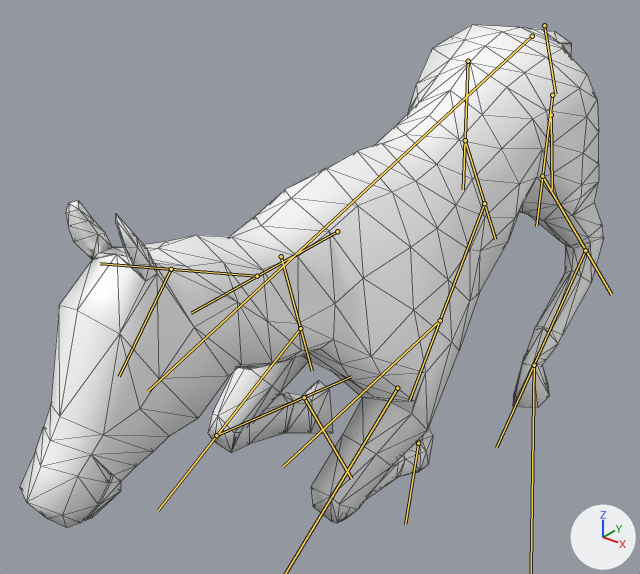
Before and after pictures for a commit that changed the glTF model Contents/mods/HorseMod/common/media/anims_X/Horse/Horse_Idle_StandingToLying.glb.
The view is the same before and after, from a camera (50 mm lens) standing at (0.826, -1.5, 1.024) and looking at (-0.049, -0.407, 0.346). The axes (+X, +Y, +Z) are drawn at lower right. The lights are the same throughout. Both versions are drawn at frame 33 of the action 'Horse_Idle_StandingToLying'; the numbers are the values there. The bones that change are drawn over the model as lines. Mesh edges are drawn as thin lines.

Objects in the first picture: 'GEO-Horse'.
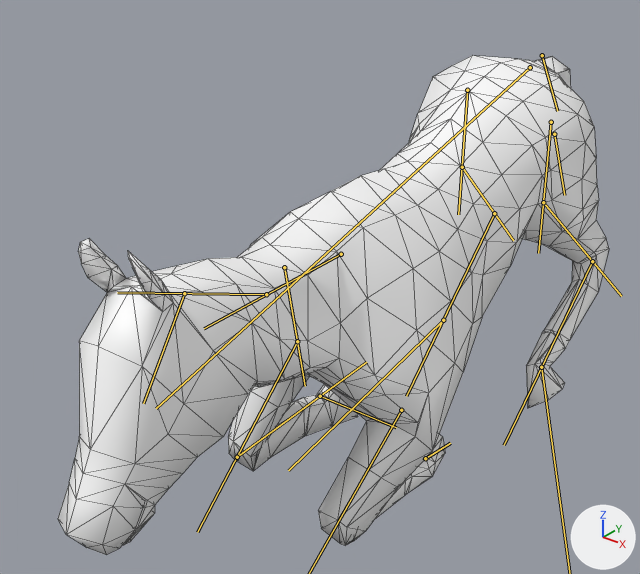
Location of each change, [x1, y1, x2, y2] in pixels of the pictures (640 x 574 px):
'GEO-Horse', posed: before [20, 25, 604, 527]; after [58, 55, 609, 555]
bone 'Bip01', root to tip: before (532, 36) to (148, 391); after (530, 67) to (156, 408)
bone 'DEF_Neck1', root to tip: before (337, 231) to (191, 313); after (341, 254) to (204, 328)
bone 'DEF_Neck2', root to tip: before (257, 276) to (100, 263); after (266, 294) to (117, 292)
bone 'DEF_Head', root to tip: before (171, 269) to (119, 376); after (184, 293) to (143, 403)
bone 'DEF_FrontHoof.L', root to tip: before (418, 443) to (405, 524); after (425, 458) to (450, 443)
bone 'DEF_Shoulder.R', root to tip: before (281, 256) to (312, 371); after (284, 267) to (305, 386)
bone 'DEF_Radius.R', root to tip: before (300, 328) to (158, 510); after (297, 341) to (197, 532)
bone 'DEF_FrontCannon.R', root to tip: before (216, 435) to (351, 376); after (237, 457) to (366, 362)
bone 'DEF_FrontHoof.R', root to tip: before (304, 397) to (351, 478); after (320, 396) to (396, 427)
bone 'DEF_Tail1', root to tip: before (544, 25) to (555, 93); after (542, 55) to (557, 111)
bone 'DEF_Tail3', root to tip: before (551, 115) to (552, 189); after (554, 134) to (564, 195)
bone 'DEF_Pelvis.L', root to tip: before (552, 95) to (536, 226); after (551, 122) to (538, 253)
bone 'DEF_Gaskin.L', root to tip: before (542, 176) to (611, 294); after (543, 202) to (621, 296)
bone 'DEF_RearCannon.L', root to tip: before (585, 250) to (496, 447); after (592, 261) to (504, 445)
bone 'DEF_Pelvis.R', root to tip: before (468, 61) to (463, 189); after (467, 90) to (458, 214)
bone 'DEF_Gaskin.R', root to tip: before (465, 140) to (495, 239); after (462, 167) to (513, 240)
bone 'DEF_RearCannon.R', root to tip: before (484, 203) to (409, 400); after (494, 213) to (406, 396)
bone 'DEF_RearHoof.R', root to tip: before (440, 320) to (282, 467); after (443, 320) to (288, 470)

The edits, one by one:
Bone 'Bip01' (bone_bip01) moves from (-0.025, 0.361, -0.201) to (-0.016, 0.334, -0.312).
Bone 'Bip01' (bone_bip01) turns from (-15, -1, 2) to (-13, 1, 2) degrees about its own x, y and z.
Bone 'DEF_Neck1' (bone_def_neck1) turns from (-25, 4, 1) to (-25, 4, 3) degrees about its own x, y and z.
Bone 'DEF_Neck2' (bone_def_neck2) turns from (25, -3, -5) to (21, -3, -5) degrees about its own x, y and z.
Bone 'DEF_Head' (bone_def_head) turns from (8, 0, 0) to (5, 1, 0) degrees about its own x, y and z.
Bone 'DEF_Radius.L' (bone_def_radius_l) turns from (-66, 10, 16) to (-62, 10, 17) degrees about its own x, y and z.
Bone 'DEF_FrontHoof.L' (bone_def_fronthoof_l) turns from (-6, -26, 18) to (25, -29, 10) degrees about its own x, y and z.
Bone 'DEF_Shoulder.R' (bone_def_shoulder_r) moves from (-0.007, -0.124, -0.028) to (0.0, -0.169, -0.031).
Bone 'DEF_Shoulder.R' (bone_def_shoulder_r) turns from (3, -10, -2) to (1, -12, 3) degrees about its own x, y and z.
Bone 'DEF_Radius.R' (bone_def_radius_r) turns from (-68, 18, 12) to (-45, 16, 10) degrees about its own x, y and z.
Bone 'DEF_FrontCannon.R' (bone_def_frontcannon_r) turns from (124, -4, 2) to (116, -4, 3) degrees about its own x, y and z.
Bone 'DEF_FrontHoof.R' (bone_def_fronthoof_r) turns from (17, -5, -7) to (24, -2, -8) degrees about its own x, y and z.
Bone 'DEF_Tail1' (bone_def_tail1) moves from (0.003, -0.036, 0.022) to (0.004, -0.042, 0.026).
Bone 'DEF_Tail1' (bone_def_tail1) turns from (-3, 1, -1) to (7, 0, 1) degrees about its own x, y and z.
Bone 'DEF_Tail3' (bone_def_tail3) turns from (2, 1, 0) to (14, -1, 1) degrees about its own x, y and z.
Bone 'DEF_Pelvis.L' (bone_def_pelvis_l) moves from (-0.004, -0.001, 0.004) to (-0.008, -0.004, 0.01).
Bone 'DEF_Pelvis.L' (bone_def_pelvis_l) turns from (0, 0, 0) to (-2, 0, -1) degrees about its own x, y and z.
Bone 'DEF_Gaskin.L' (bone_def_gaskin_l) turns from (-6, -2, -18) to (5, -3, -17) degrees about its own x, y and z.
Bone 'DEF_RearCannon.L' (bone_def_rearcannon_l) turns from (-58, 1, 2) to (-73, 2, 2) degrees about its own x, y and z.
Bone 'DEF_RearHoof.L' (bone_def_rearhoof_l) turns from (50, 6, -27) to (49, 30, -11) degrees about its own x, y and z.
Bone 'DEF_Pelvis.R' (bone_def_pelvis_r) moves from (-0.026, -0.079, -0.033) to (-0.027, -0.089, -0.035).
Bone 'DEF_Pelvis.R' (bone_def_pelvis_r) turns from (2, 2, 1) to (2, 1, 4) degrees about its own x, y and z.
Bone 'DEF_Gaskin.R' (bone_def_gaskin_r) turns from (-4, -2, 3) to (8, -2, -2) degrees about its own x, y and z.
Bone 'DEF_RearCannon.R' (bone_def_rearcannon_r) turns from (-49, -1, -2) to (-70, -2, -2) degrees about its own x, y and z.
Bone 'DEF_RearHoof.R' (bone_def_rearhoof_r) turns from (39, 5, 34) to (47, -3, 29) degrees about its own x, y and z.
